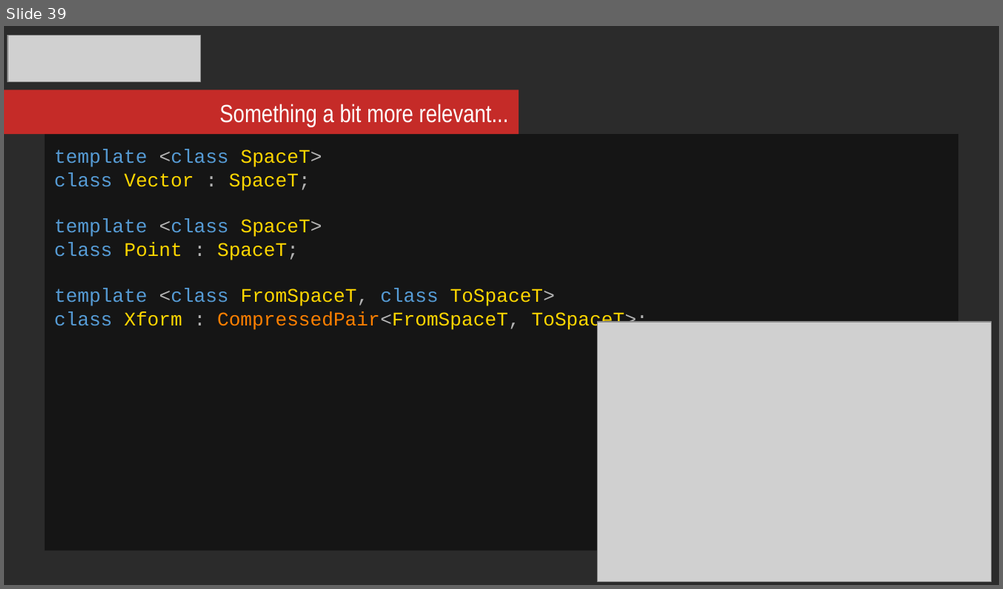
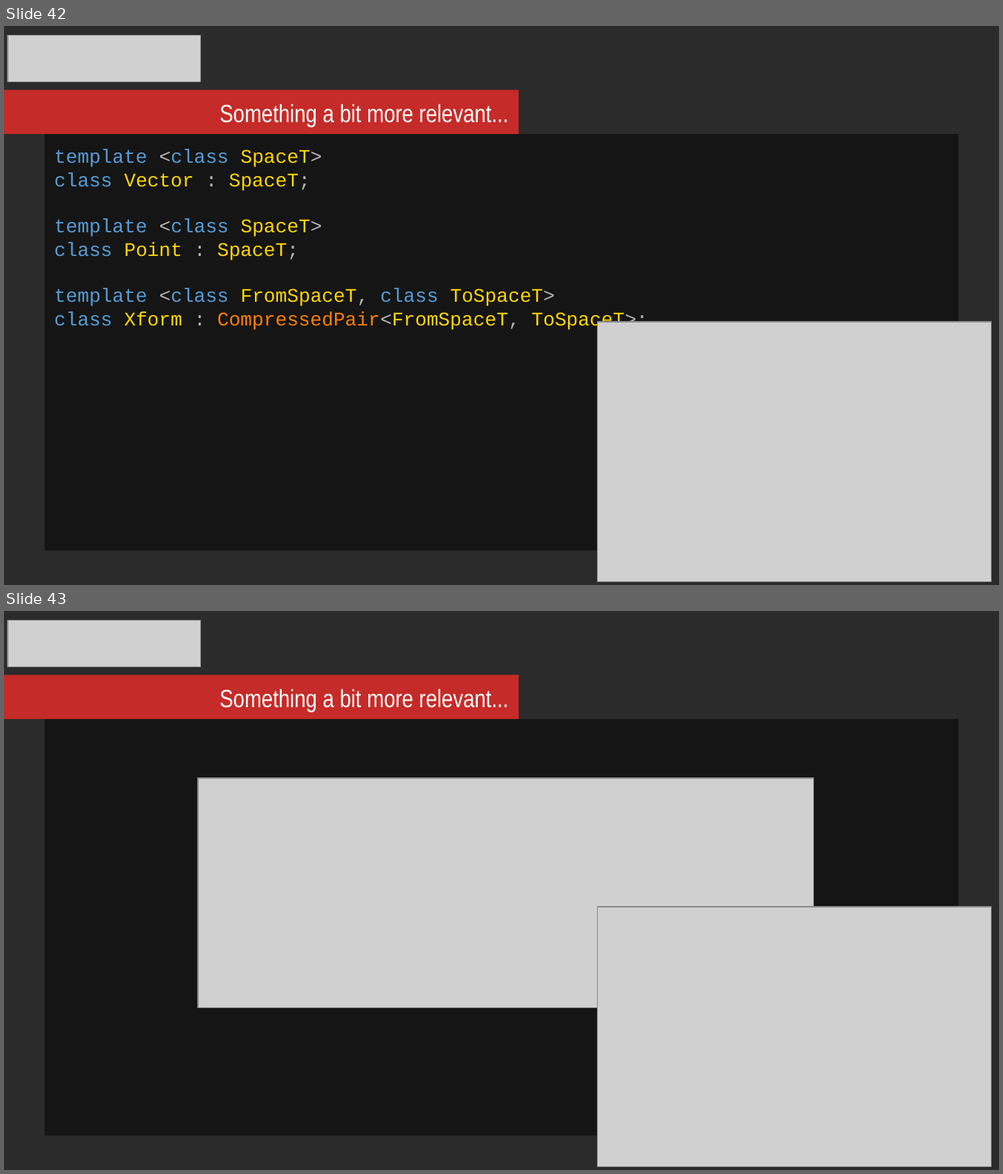
Before and after one commit to mikosz/type-safety, a slide deck: ask-not-what-you-can-do-for-the-compiler.odp. Shown one above the other, each under a label of ours: slide 39 before the commit, slides 42 and 43 after it. The pictures are 1003x589 and 1003x1174 pixels, drawn with LibreOffice and Linux fonts; fonts in the diff are those of the drawing; grey boxes stand for pictures; background and template pictures are left out; a plain dark background stands for a picture behind light text. Boxes give left, top, right and bottom in pixels: in the first picture for what was removed or moved away, otherwise in the second. Text is boxed around its words. In the diff, an @@ line names an element or a change of style, - is before the commit and + after.

```diff
--- a/ask-not-what-you-can-do-for-the-compiler.odp
+++ b/ask-not-what-you-can-do-for-the-compiler.odp
@@ slide 43 added at bbox=[4, 611, 999, 1170], background picture (left out) @@
@@ picture added at bbox=[8, 620, 201, 667] @@
@@ rectangle added at bbox=[4, 675, 518, 718], fill #C52B28 @@
@@ text added at bbox=[219, 689, 509, 712], 18 pt, text #FFFFFF @@
+Something a bit more relevant...
@@ rectangle added at bbox=[45, 719, 958, 1136], fill #000000 at 51% opacity @@
@@ picture added at bbox=[198, 778, 814, 1008] @@
@@ picture added at bbox=[597, 908, 990, 1168] @@
@@ what was slide 39 is now slide 42 @@
```
Also in this commit, not shown: 3 slides changed, 4 other slides added, 2 slides removed.
